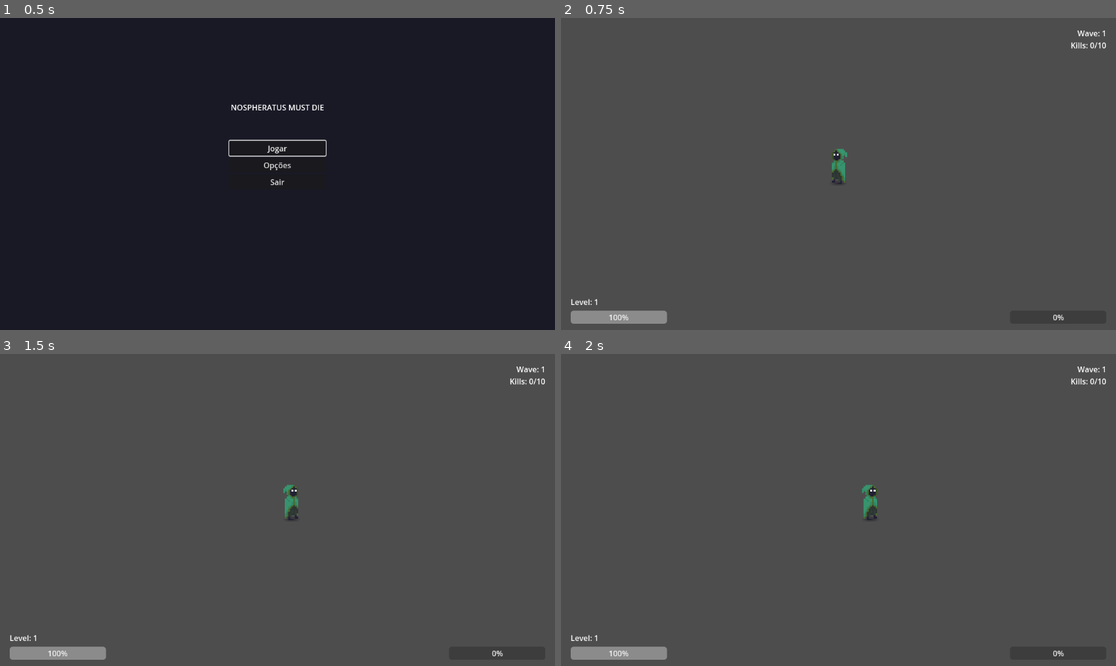
Above: before the commit, frames 1-4 (two rows, left to right).
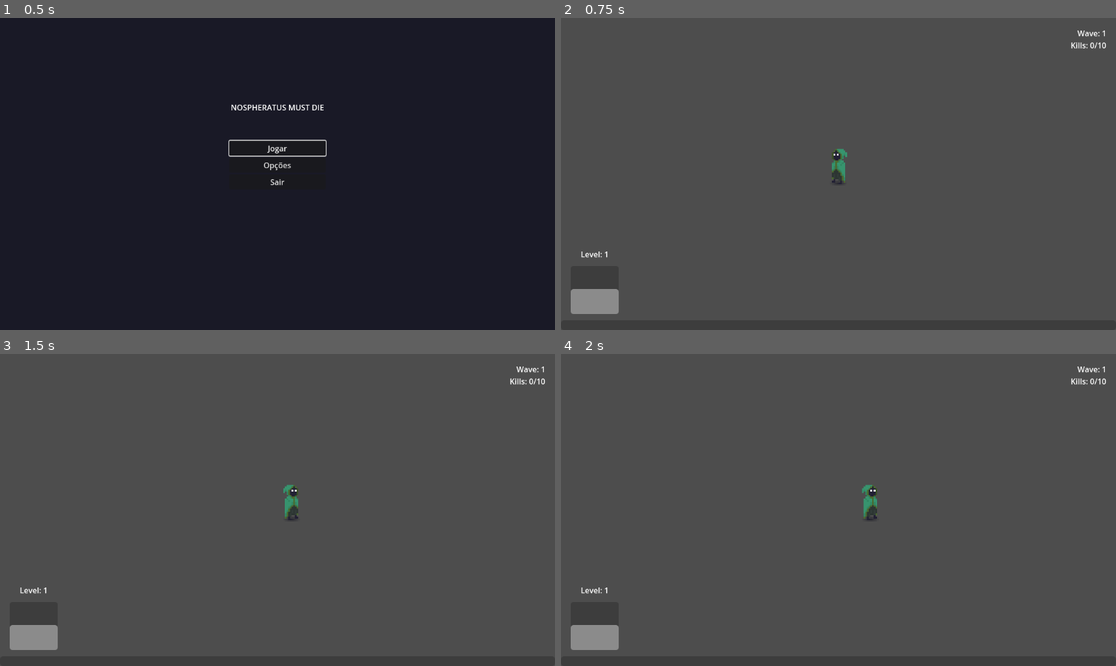
Above: after the commit, the same moments.

Repository: JohnAndante/nospheratus-must-die
Game: Godot game, scene res://scenes/MainMenu.tscn
Same seed, same stepped clock (60 frames per second), same inputs: the game is played once before the commit and once after it.
Inputs (mouse positions are in pixels of both pictures, inside the frame that each line leads up to):
- Up to frame 1 (0.5 s): no input
- Up to frame 2 (0.75 s): click "Jogar" at 0.5 s
- Up to frame 3 (1.5 s): tap Enter (ui_accept) at 1.25 s; move the mouse to (399, 494) at 1.27 s; hold D (move_right) from 1.28 s (still down); click (399, 494) at 1.42 s
- Up to frame 4 (2 s): keep holding D (move_right); tap Enter (ui_accept) at 1.52 s

Frame 1 is identical in both runs. In frame 2, 1.3% of the frame differs, in the area x 1-91%, y 74-98%; in frame 3, 1.3%; in frame 4, 1.3%.

Commit message:
#3 - chore: Changed UI elements position and styling

Diff:
--- a/scenes/Main.tscn
+++ b/scenes/Main.tscn
@@ -26,31 +26,37 @@
 anchor_top = 1.0
 anchor_bottom = 1.0
 offset_left = 20.0
-offset_top = -40.0
-offset_right = 220.0
-offset_bottom = -20.0
-value = 100.0
+offset_top = -133.0
+offset_right = 120.0
+offset_bottom = -33.0
+grow_vertical = 0
+tooltip_text = "Vida do jogador"
+value = 49.55
+fill_mode = 3
+show_percentage = false
 
 [node name="LevelLabel" type="Label" parent="UI"]
 anchors_preset = 2
 anchor_top = 1.0
 anchor_bottom = 1.0
-offset_left = 20.0
-offset_top = -70.0
-offset_right = 120.0
-offset_bottom = -50.0
+offset_left = 22.0
+offset_top = -169.0
+offset_right = 118.0
+offset_bottom = -146.0
+grow_vertical = 0
 text = "Level: 1"
+horizontal_alignment = 1
 
 [node name="XPBar" type="ProgressBar" parent="UI"]
-anchors_preset = 3
-anchor_left = 1.0
-anchor_top = 1.0
+anchors_preset = -1
+anchor_top = 0.969
 anchor_right = 1.0
 anchor_bottom = 1.0
-offset_left = -220.0
-offset_top = -40.0
-offset_right = -20.0
-offset_bottom = -20.0
+offset_top = 0.0879517
+grow_horizontal = 0
+grow_vertical = 0
+size_flags_horizontal = 3
+show_percentage = false
 
 [node name="WaveLabel" type="Label" parent="UI"]
 anchors_preset = 1
